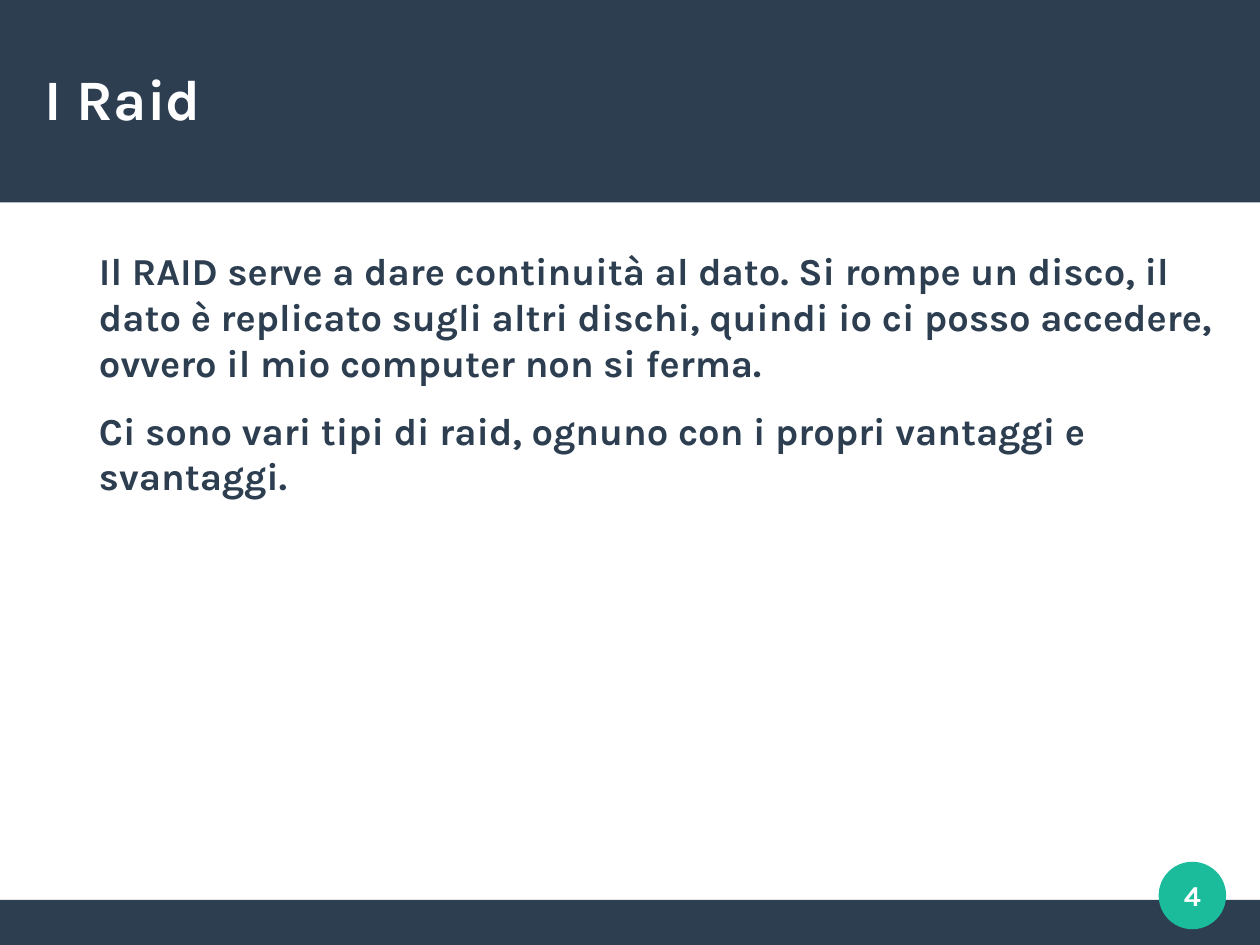
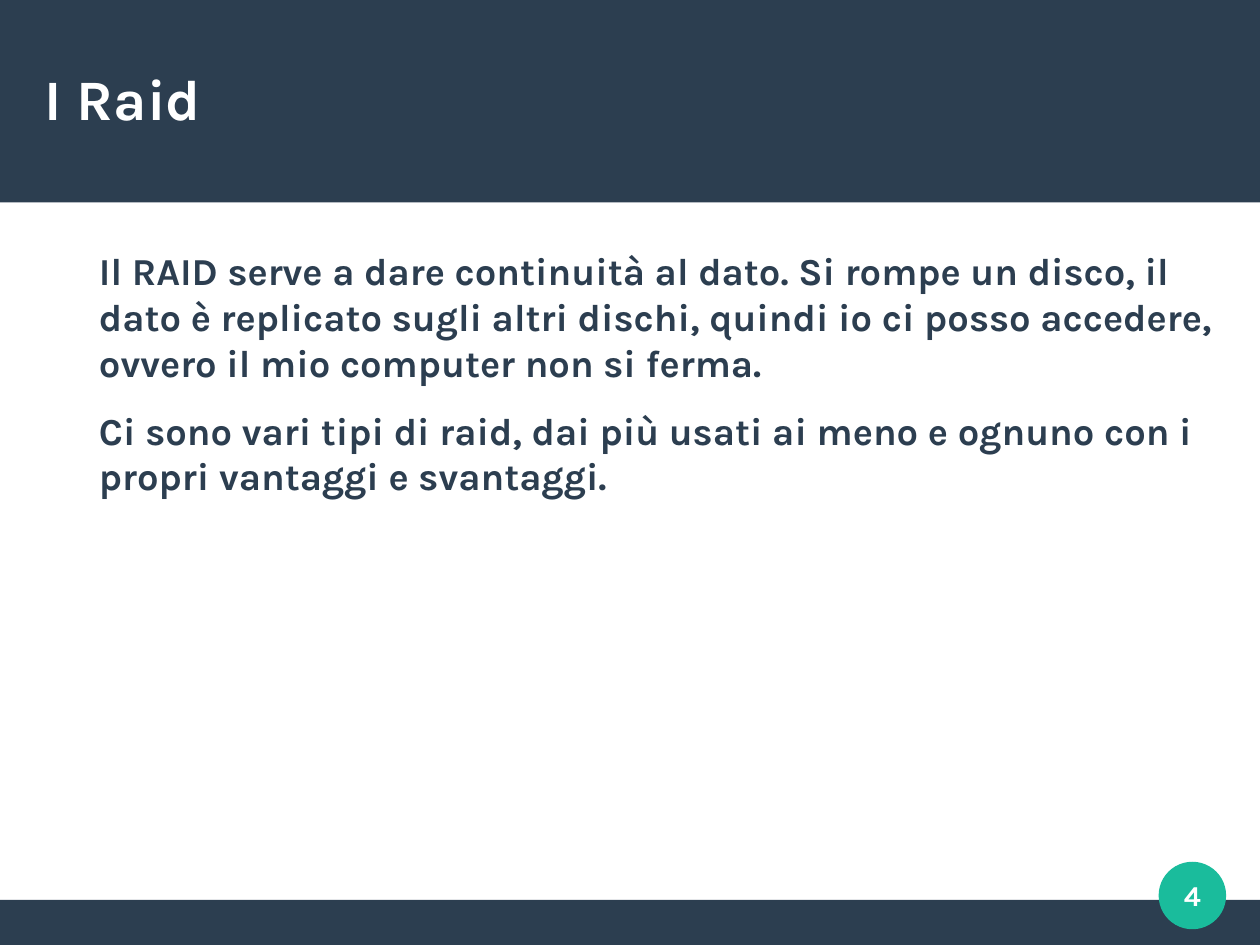
Before and after one commit to Brombe74/Debian-VM, a slide deck: slide 4 of Presentazione_sistemi.odp. Drawn at 1260x945 pixels with LibreOffice and Linux fonts; fonts in the diff are those of the drawing. Boxes give left, top, right and bottom in pixels: in the first picture for what was removed or moved away, otherwise in the second. Text is boxed around its words. In the diff, an @@ line names an element or a change of style, - is before the commit and + after.

```diff
--- a/Presentazione_sistemi.odp
+++ b/Presentazione_sistemi.odp
@@ text at box(99, 415, 1192, 500): text changed @@
-Ci sono vari tipi di raid, ognuno con i propri vantaggi e svantaggi.
+Ci sono vari tipi di raid, dai più usati ai meno e ognuno con i propri vantaggi e svantaggi.
```
Also in this commit, not shown: 1 other slide changed, 2 slides added, 2 slides removed.
